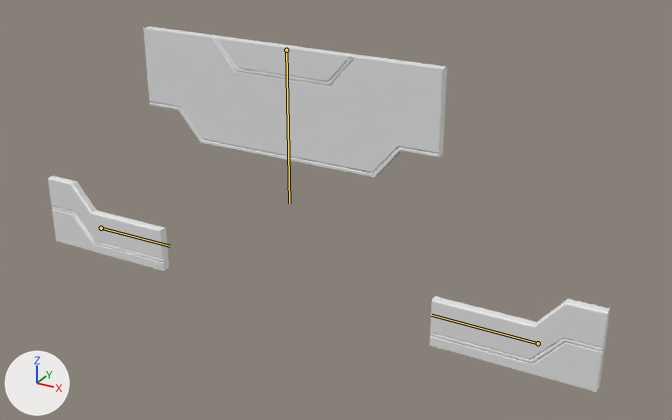
Renders of the glTF model SpaceHorrorGame/assets/Doors/large_door.gltf from each side of a commit.
Camera for both pictures: a 50 mm lens placed at (8.45, -13.58, 8.94), pointed at (0.9, 0.14, 2.08). Lighting does not change. The marker at lower left points along +X, +Y and +Z. Both versions are drawn at frame 20 of the action 'Large_Door_Opening'; the numbers are the values there. The bones that bend it are drawn over the model as lines.

Names of what the first picture shows: 'Bottom_Panel_L', 'Bottom_Panel_R', 'Upper_Panel'.
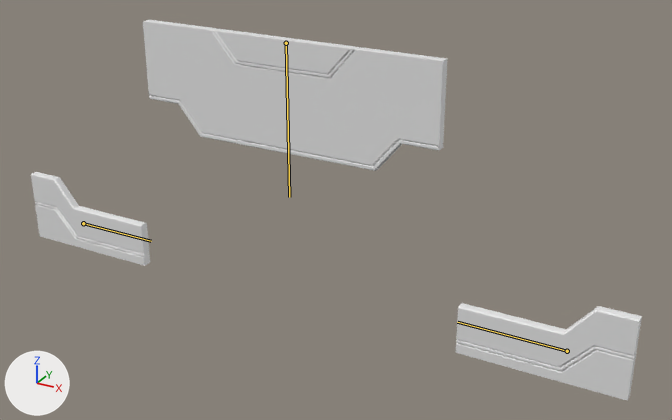
Boxes [x1, y1, x2, y2] around the edits, measured in the pictures (672 x 420 px):
'Upper_Panel', posed: before [143, 26, 447, 178]; after [143, 20, 447, 171]
'Bottom_Panel_R', posed: before [430, 296, 610, 392]; after [456, 303, 642, 401]
'Bottom_Panel_L', posed: before [48, 176, 169, 271]; after [31, 172, 150, 266]
bone 'Top', root to tip: before (286, 50) to (289, 203); after (286, 43) to (289, 197)
bone 'Left', root to tip: before (101, 228) to (170, 246); after (83, 223) to (151, 241)
bone 'Right', root to tip: before (538, 343) to (431, 315); after (567, 351) to (457, 322)

The change, as a list of edits to the scene's bpy script:
```text
Change bone_top:
    where bone_top = bpy.data.objects['Large_Door_Rig'].pose.bones['Top']
    bone_top.location: (0.0, -2.07, 0.0) -> (0.0, -2.2, 0.0)
Change bone_left:
    where bone_left = bpy.data.objects['Large_Door_Rig'].pose.bones['Left']
    bone_left.location: (0.0, -3.0, 0.0) -> (0.0, -3.5, 0.0)
Change bone_right:
    where bone_right = bpy.data.objects['Large_Door_Rig'].pose.bones['Right']
    bone_right.location: (0.0, -3.0, 0.0) -> (0.0, -3.5, 0.0)
```
